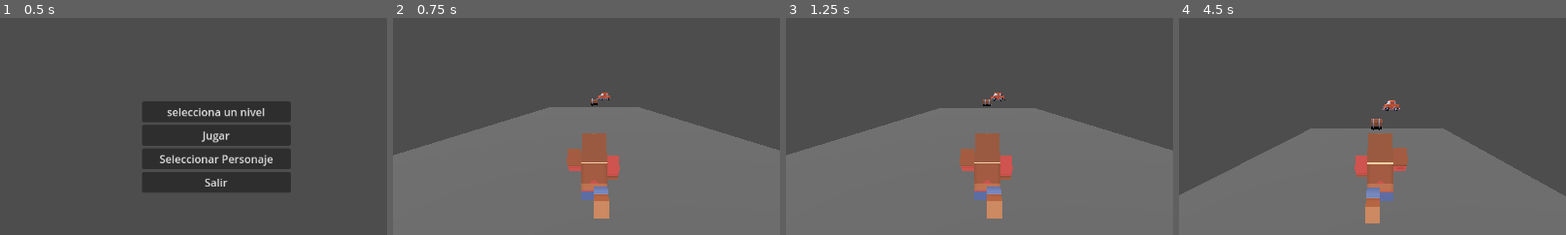
Above: before the commit, frames 1-4 (left to right).
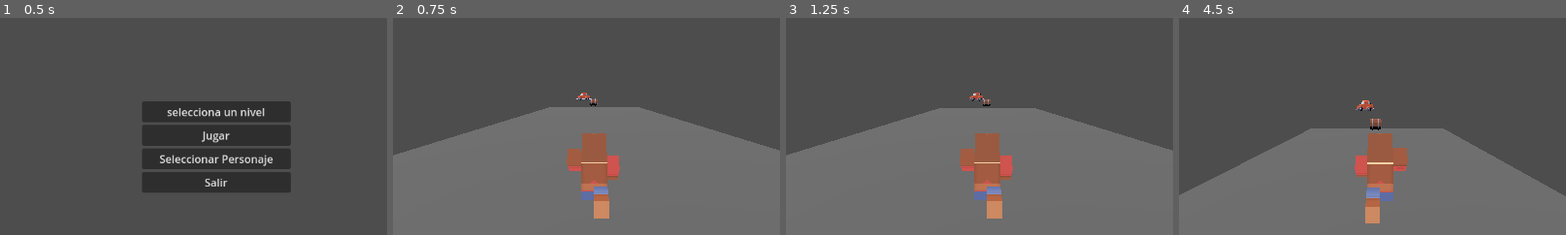
Above: after the commit, the same moments.

Repository: Ilesandres/game-recolections
Game: Godot game, scene res://src/UI/MainMenu.tscn
Same seed, same stepped clock (60 frames per second), same inputs: the game is played once before the commit and once after it.
Inputs:
- Up to frame 1 (0.5 s): no input
- Up to frame 2 (0.75 s): click "Jugar" at 0.5 s
- Up to frame 3 (1.25 s): no input
- Up to frame 4 (4.5 s): tap Enter (ui_accept) at 1.25, 1.52, 2.27, 3.77 s; hold Right (ui_right) 1.28-2.03 s; hold Down (ui_down) 2.03-2.78 s; hold Right (ui_right) 2.78-4.28 s; hold Left (ui_left) from 4.28 s (still down)
The pictures show only the part of the screen within x 24-74%, y 50-100%; the shares and areas given below are measured in that part.

Frame 1 is identical in both runs. In frame 2, 0.2% of the frame differs, in the area x 47-57%, y 34-41%; in frame 3, 0.2%; in frame 4, 0.4%, in the area x 45-58%, y 37-52%.

Commit message:
agregar configuracion de niveles

Diff:
--- a/scenes/LevelSpawner.gd
+++ b/scenes/LevelSpawner.gd
@@ -15,28 +15,36 @@
 # Configuración de dificultad por nivel
 var spawn_speed = 1.0
 var object_spawn_chance = 0.33
+var spawn_attempts = 1
+var min_distance=1.0
 
 func configure_for_level(level: int):
 	match level:
 		1:
-			spawn_speed = 1.0
+			spawn_speed = 10
 			object_spawn_chance = 0.2
+			spawn_attempts= 1
 		2:
-			spawn_speed = 1.2
+			spawn_speed = 20
 			object_spawn_chance = 0.3
+			spawn_attempts= 2
 		3:
-			spawn_speed = 1.5
+			spawn_speed = 30
 			object_spawn_chance = 0.4
+			spawn_attempts= 3
 		4:
-			spawn_speed = 1.8
+			spawn_speed = 40
 			object_spawn_chance = 0.5
+			spawn_attempts= 4
 		5:
-			spawn_speed = 2.0
+			spawn_speed = 50
 			object_spawn_chance = 0.6
+			spawn_attempts= 5
 
 
 func _ready():
 	configure_for_level(GlobalData.current_level)
+	print("Configuración de nivel:", GlobalData.current_level, " Velocidad de spawn:", spawn_speed, " Probabilidad de objetos:", object_spawn_chance, " Intentos de spawn:", spawn_attempts)
 	_spawn_chunk(next_spawn_position)
 	_spawn_chunk(next_spawn_position)
 	_spawn_chunk(next_spawn_position)
@@ -62,24 +70,24 @@
 func _spawn_chunk(target_position: Vector3):
 	var new_chunk = CHUNK_SCENE.instantiate()
 	add_child(new_chunk)
-
 	new_chunk.global_position = target_position
-
 
 	var obstacle_points = new_chunk.get_node("ObstaclePoints").get_children()
 
-
 	for point in obstacle_points:
-		if randf() < object_spawn_chance:
-			var item_roll = randf()
-			var item_instance = null
-			if item_roll < 0.5:
-				item_instance = OBSTACLE_SCENE.instantiate()
-			else:
-				item_instance = ENEMY_SCENE.instantiate()
-			if item_instance:
-				item_instance.global_position = point.global_position
-				new_chunk.add_child(item_instance)
+		for i in range(spawn_attempts):
+			if randf() < object_spawn_chance:
+				var item_roll = randf()
+				var item_instance = null
+				if item_roll < 0.5:
+					item_instance = OBSTACLE_SCENE.instantiate()
+				else:
+					item_instance = ENEMY_SCENE.instantiate()
+				if item_instance:
+					var offset= Vector3(randf_range(-0.5,0.5),0, randf_range(-0.5,0.5))
+					item_instance.global_position = point.global_position+offset
+					if is_position_free(item_instance.global_position, new_chunk):
+						new_chunk.add_child(item_instance)
 	last_chunk = new_chunk
 	active_chunks.append(new_chunk)
 
@@ -92,7 +100,6 @@
 	if GlobalData.current_xp >= GlobalData.xp_to_next_level:
 		GlobalData.current_xp -= GlobalData.xp_to_next_level
 		GlobalData.current_level = min(GlobalData.current_level + 1, 5)
-		# Aquí puedes mostrar un menú de evolución
 	GlobalData.save_game()
 
 
@@ -101,3 +108,10 @@
 	active_chunks.erase(chunk)
 
 	chunk.queue_free()
+
+func is_position_free(new_pos, chunk):
+	for child in chunk.get_children():
+		if child.has_method("global_position"):
+			if child.global_position.distance_to(new_pos)<min_distance:
+				return false
+	return true
